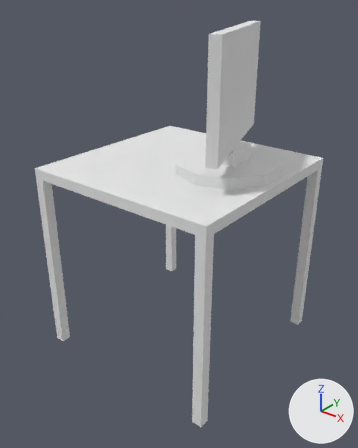
A saved change to the Blender file dae/desk/desk.blend.
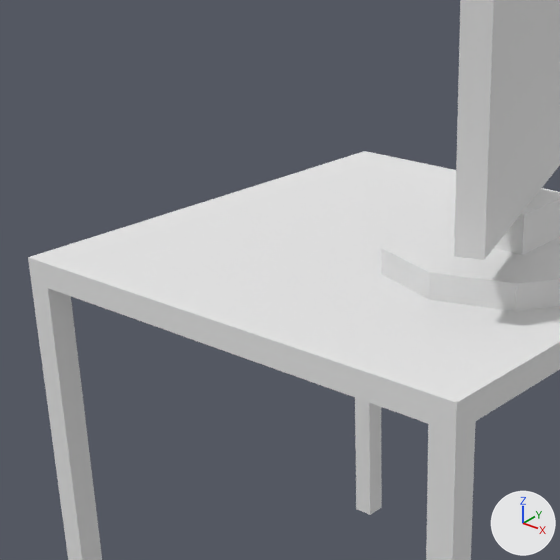
Each version appears first whole from a 50 mm lens placed at (2.85, -3.63, 2.57), pointed at (0.04, -0.11, 0.39), and next in a close-up on the part from 7% to 69% of the width and 15% to 65% of the height. Lighting does not change. The marker at lower right points along +X, +Y and +Z.

Names of what the first close-up shows: 'desk-surface', 'leg', 'leg.002', 'leg.003', 'screen'.
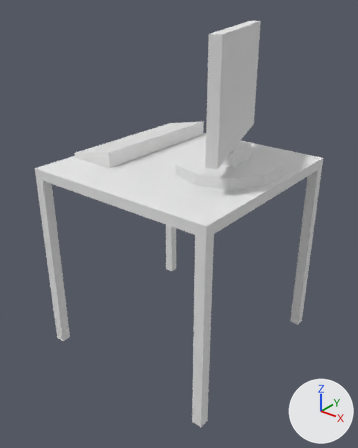
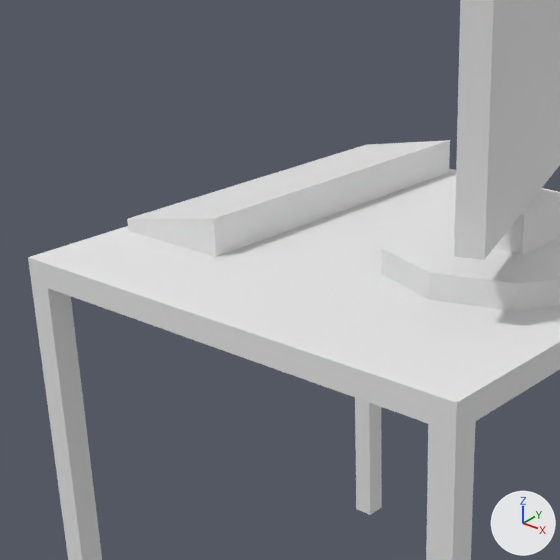
Commit message: started a keyboad mesh

Where the change shows, as pixel boxes (x1, y1, x2, y2) in the close-ups (560 x 560 px):
'keyboad', added: after (127, 140, 450, 257)

The change, as a diff of the scene's bpy script:
```diff
--- a/dae/desk/desk.blend.py
+++ b/dae/desk/desk.blend.py
@@ me_cube @@
+me_cube.from_pydata([(-0.25, -0.75, -0.03), (-0.25, -0.75, 0.02), (-0.25, 0.75, -0.03), (-0.25, 0.75, 0.02), (0.25, -0.75, -0.03), (0.25, -0.75, 0.12), (0.25, 0.75, -0.03), (0.25, 0.75, 0.12)], [], [(0, 1, 3, 2), (2, 3, 7, 6), (6, 7, 5, 4), (4, 5, 1, 0), (2, 6, 4, 0), (7, 3, 1, 5)])
@@ ob_keyboad @@
+ob_keyboad = bpy.data.objects.new('keyboad', me_cube)
+ob_keyboad.location = (-0.7, 0.2, 1.025)
```
